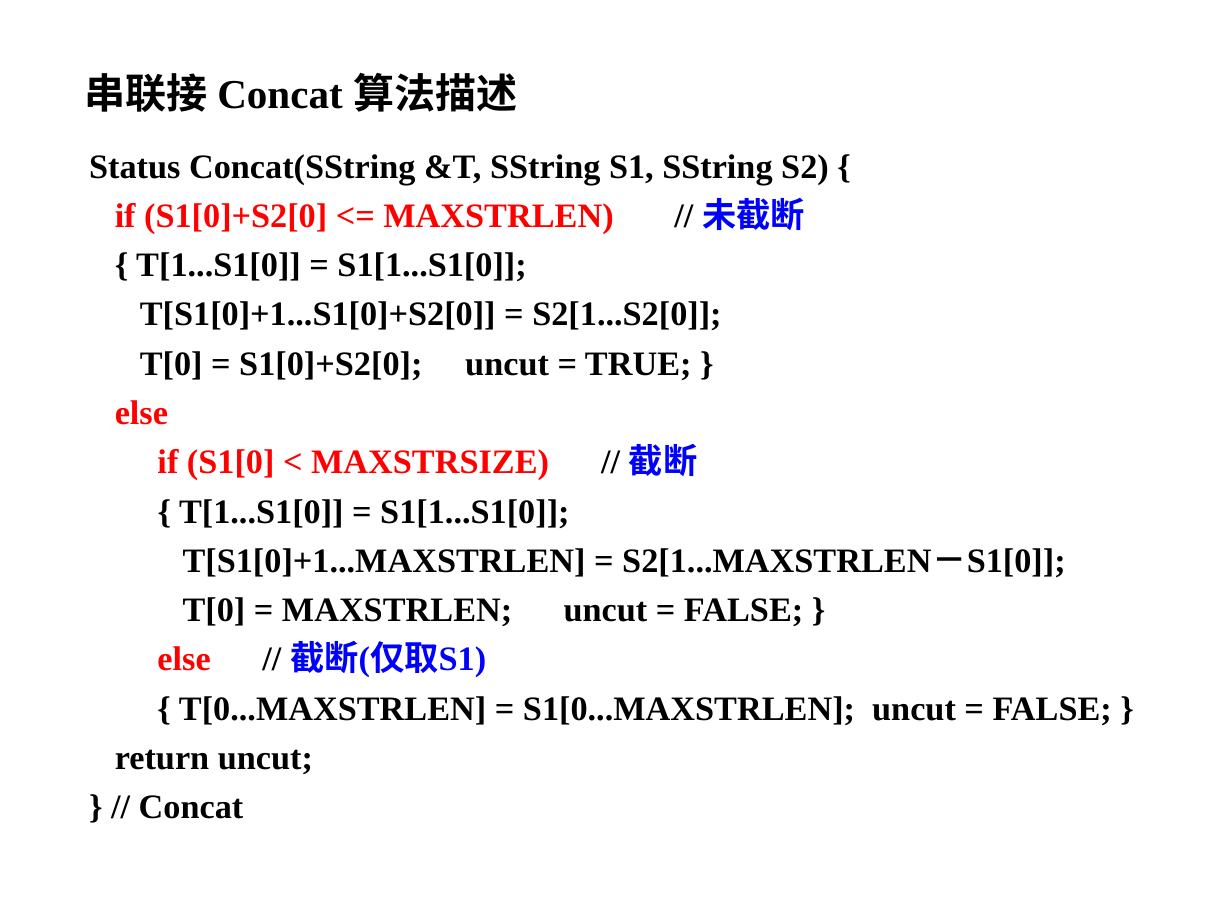
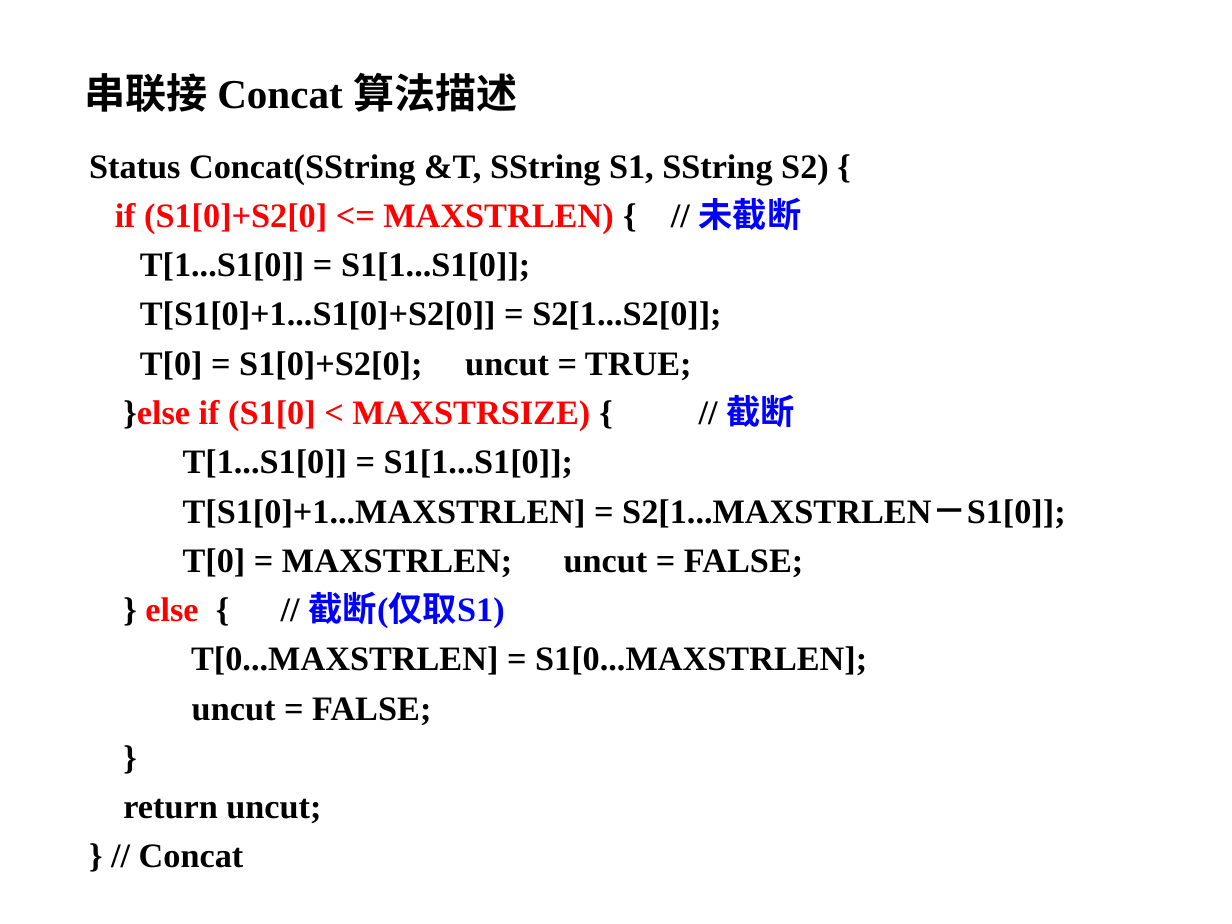
Before and after one commit to Gempittance/Data_Structur_Build, a slide deck: slide 21 of 数据结构PPT/ds4.pptx. Drawn at 1232x924 pixels with LibreOffice and Linux fonts; fonts in the diff are those of the drawing; background and template pictures are left out. Boxes give left, top, right and bottom in pixels: in the first picture for what was removed or moved away, otherwise in the second. Text is boxed around its words. In the diff, an @@ line names an element or a change of style, - is before the commit and + after.

Commit message:
04PPT

```diff
--- a/数据结构PPT/ds4.pptx
+++ b/数据结构PPT/ds4.pptx
@@ text at [115, 198, 802, 281]: text changed @@
-if (S1[0]+S2[0] <= MAXSTRLEN) // 未截断
-{ T[1...S1[0]] = S1[1...S1[0]];
+if (S1[0]+S2[0] <= MAXSTRLEN) { // 未截断
+T[1...S1[0]] = S1[1...S1[0]];
@@ text at [123, 351, 794, 478]: text changed @@
-T[0] = S1[0]+S2[0]; uncut = TRUE; }
-else
-if (S1[0] < MAXSTRSIZE) // 截断
-{ T[1...S1[0]] = S1[1...S1[0]];
+T[0] = S1[0]+S2[0]; uncut = TRUE;
+}else if (S1[0] < MAXSTRSIZE) { // 截断
+T[1...S1[0]] = S1[1...S1[0]];
@@ text at [145, 548, 867, 725]: text changed @@
-T[0] = MAXSTRLEN; uncut = FALSE; }
-else // 截断(仅取S1)
-{ T[0...MAXSTRLEN] = S1[0...MAXSTRLEN]; uncut = FALSE; }
+T[0] = MAXSTRLEN; uncut = FALSE;
+} else { // 截断(仅取S1)
+T[0...MAXSTRLEN] = S1[0...MAXSTRLEN];
+uncut = FALSE;
+}
```
Also in this commit, not shown: 9 other slides changed.
